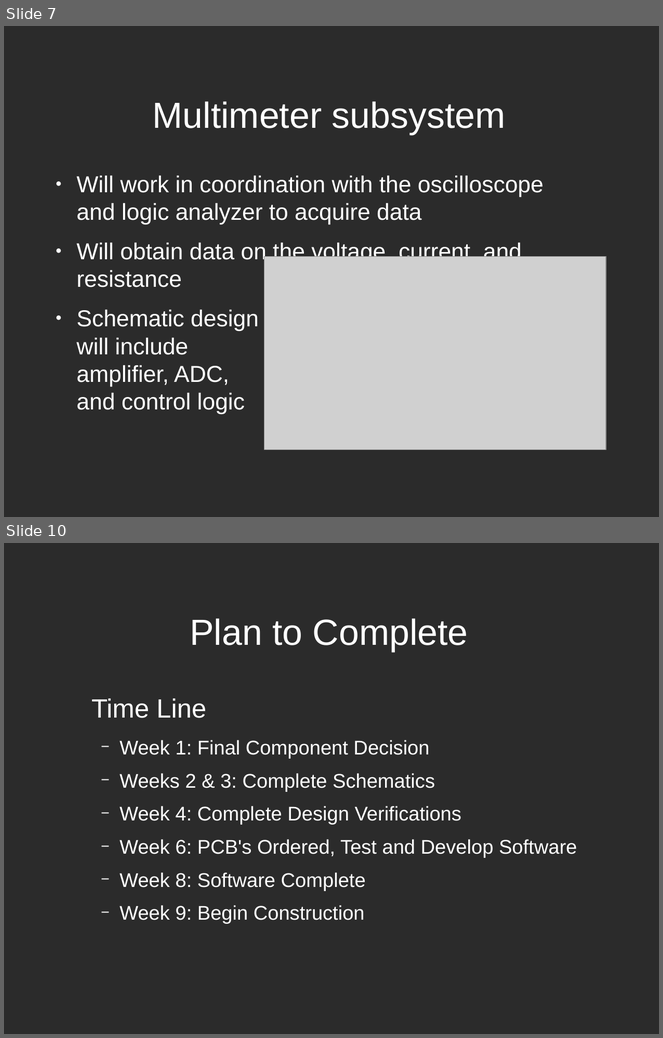
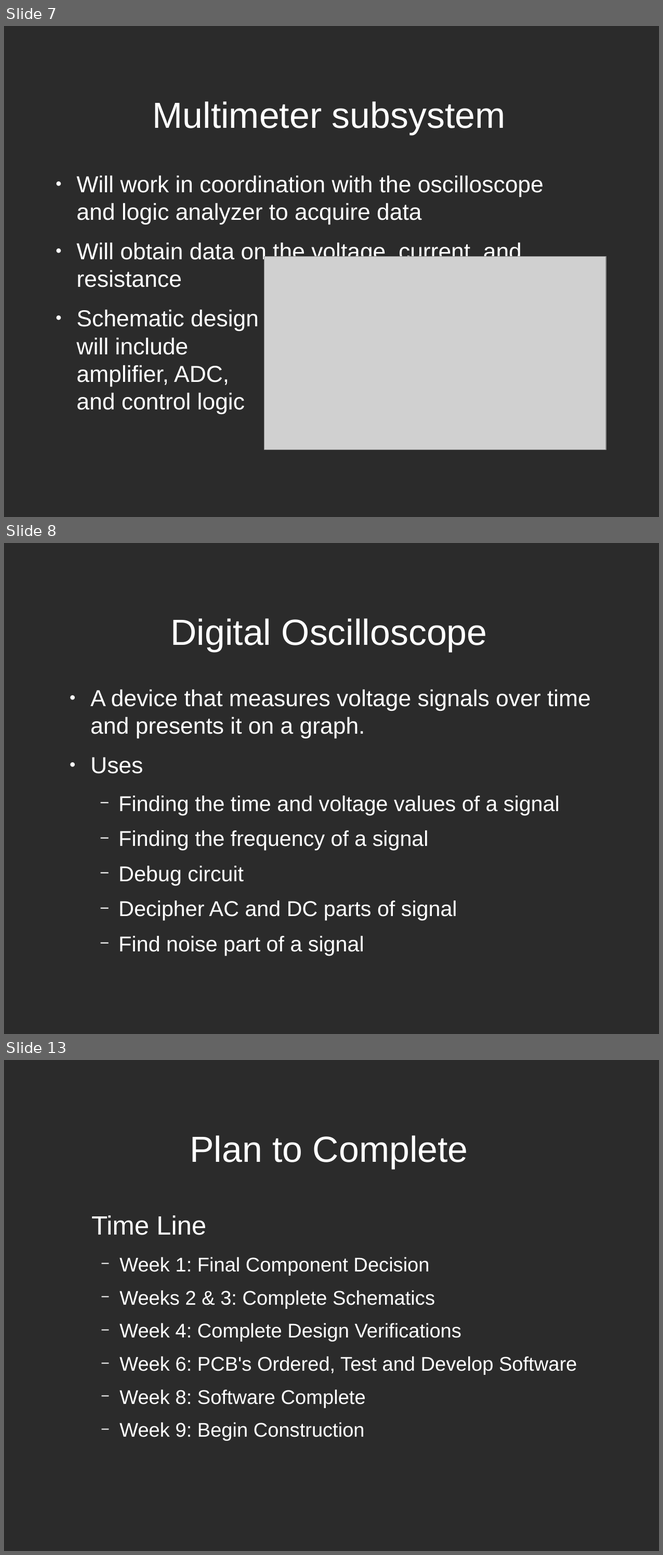
Before and after one commit to lordofhyphens/ece495a, a slide deck: Team 74 Proposal Presentation.odp. Shown one above the other, each under a label of ours: slides 7 and 10 before the commit, slides 7, 8 and 13 after it; the slides between them are not shown. The pictures are 663x1038 and 663x1555 pixels, drawn with LibreOffice and Linux fonts; fonts in the diff are those of the drawing; grey boxes stand for pictures; background and template pictures are left out; a plain dark background stands for a picture behind light text. Boxes give left, top, right and bottom in pixels: in the first picture for what was removed or moved away, otherwise in the second. Text is boxed around its words. In the diff, an @@ line names an element or a change of style, - is before the commit and + after.

```diff
--- a/Team 74 Proposal Presentation.odp
+++ b/Team 74 Proposal Presentation.odp
@@ slide 8 added at (4, 543, 659, 1034), background picture (left out) @@
@@ title added at (170, 618, 488, 652), 44 pt, text #FFFFFF @@
+Digital Oscilloscope
@@ text added at (90, 689, 591, 956), 26 pt, text #FFFFFF @@
+● A device that measures voltage signals over time and presents it on a graph.
+● Uses
+  − Finding the time and voltage values of a signal
+  − Finding the frequency of a signal
+  − Debug circuit
+  − Decipher AC and DC parts of signal
+  − Find noise part of a signal
@@ what was slide 10 is now slide 13 @@
```
Also in this commit, not shown: 2 slides changed, 4 other slides added, 2 slides removed, 2 other files.
